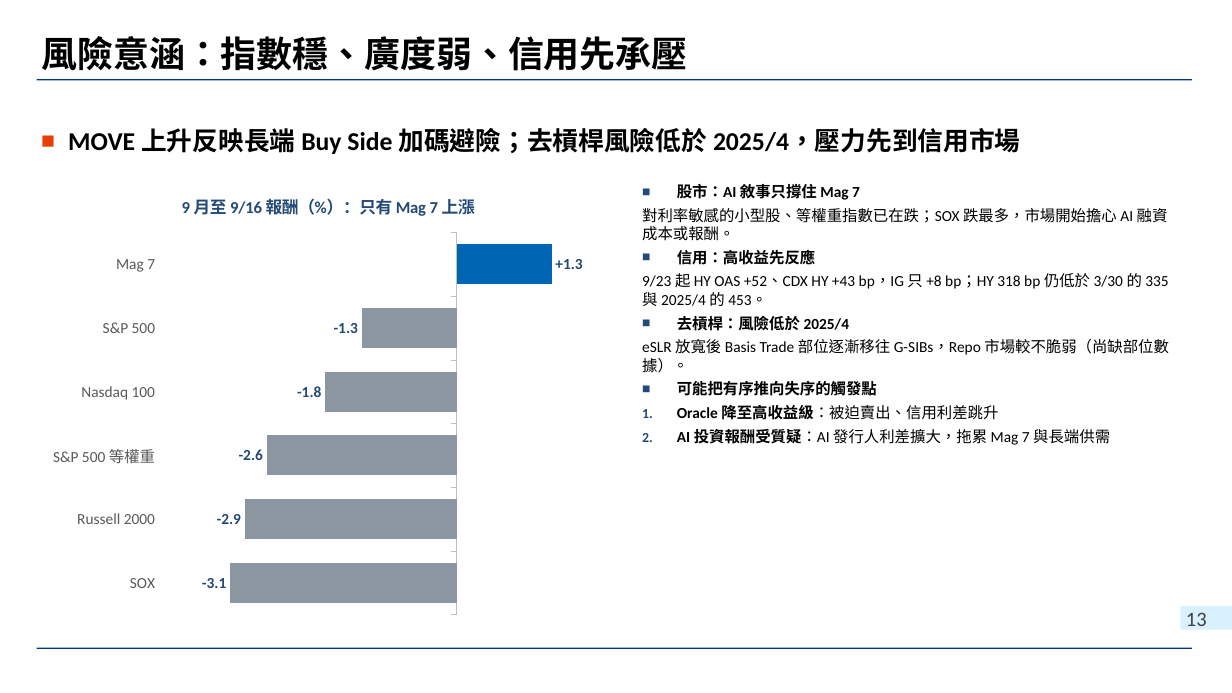
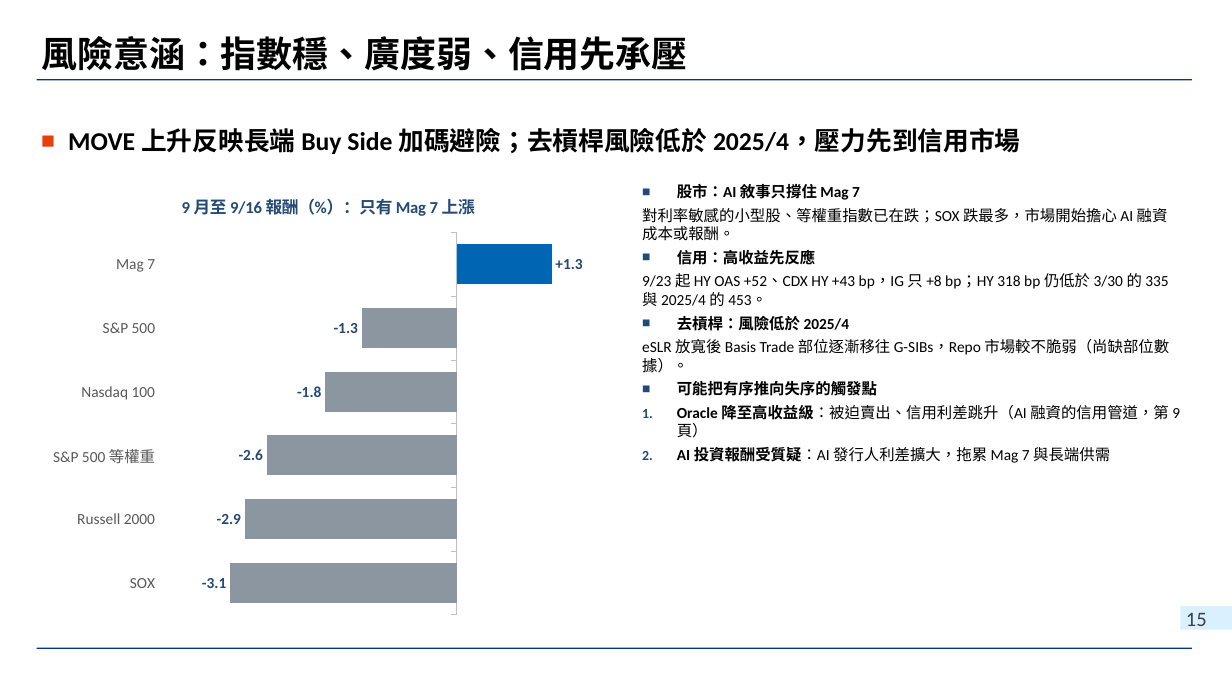
Before and after one commit to wlinoxox/US-Bond-Vol, a slide deck: slide 15 of slides/2026-10-03_us-treasury-vol-regime-change.pptx (slide 13 before the commit). Drawn at 1232x693 pixels with LibreOffice and Linux fonts; fonts in the diff are those of the drawing; background and template pictures are left out. Boxes give left, top, right and bottom in pixels: in the first picture for what was removed or moved away, otherwise in the second. Text is boxed around its words. In the diff, an @@ line names an element or a change of style, - is before the commit and + after.

```diff
--- a/slides/2026-10-03_us-treasury-vol-regime-change.pptx
+++ b/slides/2026-10-03_us-treasury-vol-regime-change.pptx
@@ text at box(677, 405, 1180, 438): text changed; bold off @@
-1. Oracle 降至高收益級：被迫賣出、信用利差跳升
+1. Oracle 降至高收益級：被迫賣出、信用利差跳升（AI 融資的信用管道，第 9 頁）
@@ page number at box(1186, 613, 1207, 626): text changed @@
-13
+15
```
Also in this commit, not shown: 5 other slides changed, 2 slides added, 3 other files.
